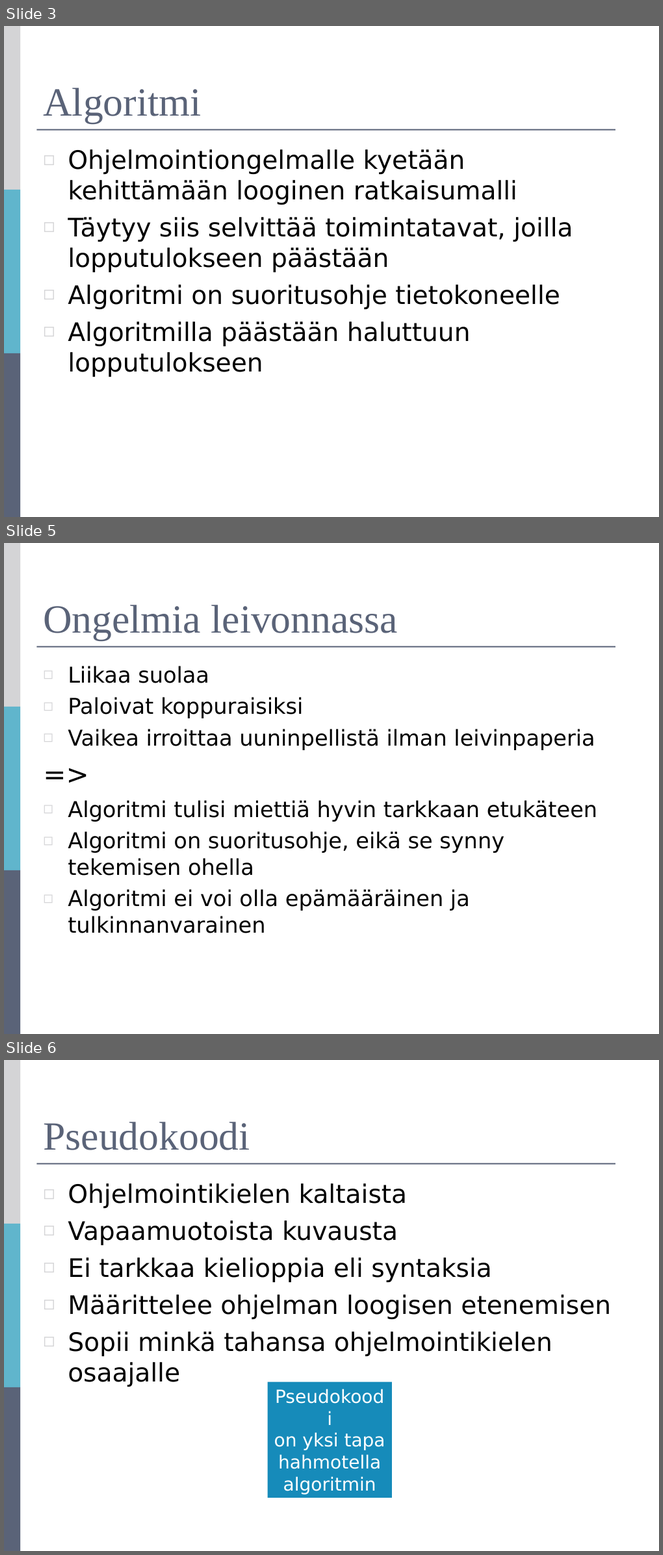
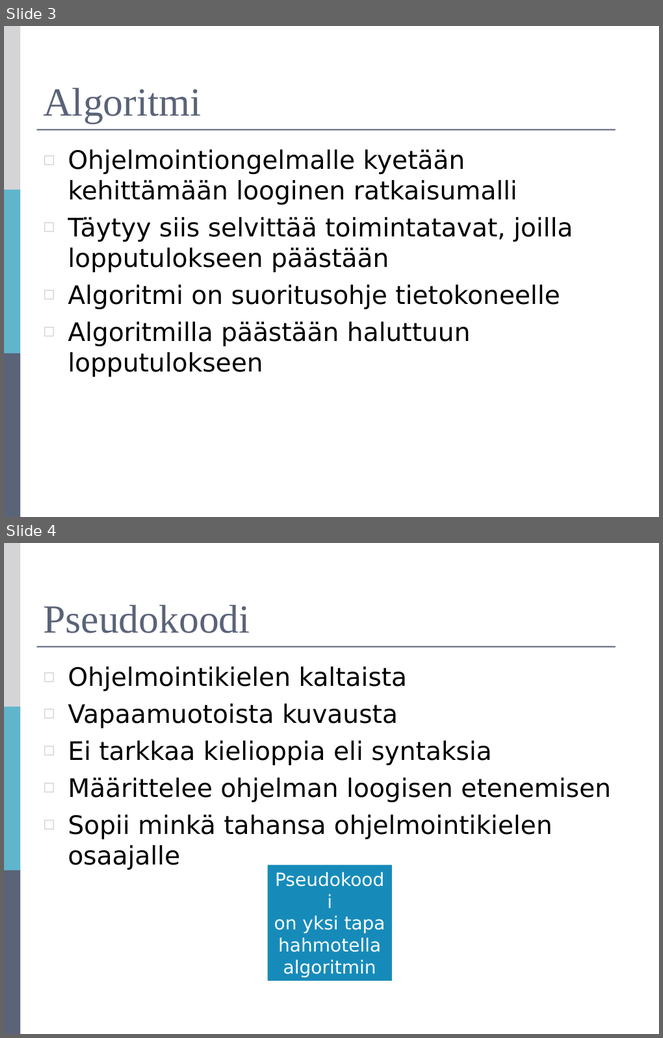
Before and after one commit to mjstenbe/OO_2017, a slide deck: Lecture materials (Antonius)/R0027-Luento-4-Ehto-Toistolauseet.ppt. Shown one above the other, each under a label of ours: slides 3, 5 and 6 before the commit, slides 3 and 4 after it; the slides between them are not shown. The pictures are 663x1555 and 663x1038 pixels, drawn with LibreOffice and Linux fonts; fonts in the diff are those of the drawing. Boxes give left, top, right and bottom in pixels: in the first picture for what was removed or moved away, otherwise in the second. Text is boxed around its words. In the diff, an @@ line names an element or a change of style, - is before the commit and + after.

```diff
--- a/Lecture materials (Antonius)/R0027-Luento-4-Ehto-Toistolauseet.ppt
+++ b/Lecture materials (Antonius)/R0027-Luento-4-Ehto-Toistolauseet.ppt
@@ slide 5 removed at (4,543,659,1034), background #FFFFFF; not listed: 4 template elements that a slide beside it also shows @@
@@ title removed at (43,605,398,641) @@
-Ongelmia leivonnassa
@@ text removed at (68,666,597,934) @@
-◻ Liikaa suolaa
-◻ Paloivat koppuraisiksi
-◻ Vaikea irroittaa uuninpellistä ilman leivinpaperia
-=>
-◻ Algoritmi tulisi miettiä hyvin tarkkaan etukäteen
-◻ Algoritmi on suoritusohje, eikä se synny tekemisen ohella
-◻ Algoritmi ei voi olla epämääräinen ja tulkinnanvarainen
@@ what was slide 6 is now slide 4 @@
```
Also in this commit, not shown: 2 slides changed, 1 other slide removed, 3 other files.
